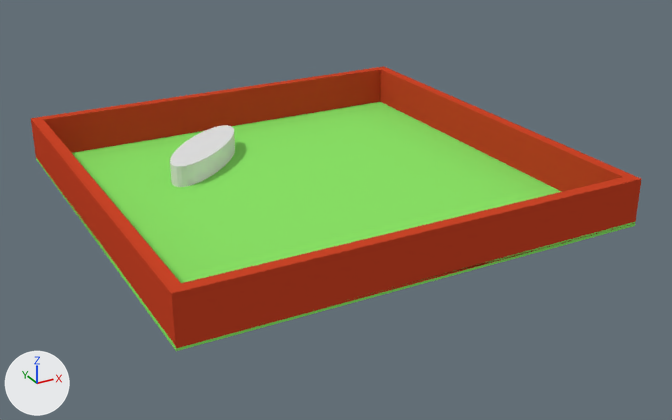
The Blender file eduMorse/games/maps/bug.blend: old version first, new version second.
Both versions are drawn from a camera (50 mm lens) standing at (-17.8, -34.9, 16.0) and looking at (0.7, -1.1, -0.8). The lights are fixed; the arrows at lower left show +X, +Y and +Z.
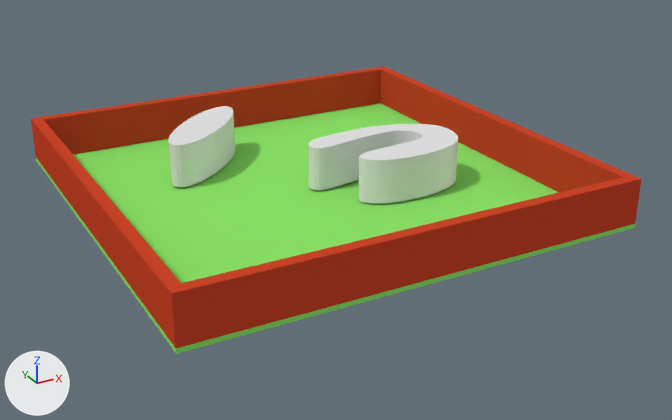
Commit message: new component in the map

Edits to the bpy script that builds the scene:
```text
Add me_mesh_002:
    me_mesh_002.from_pydata(...)  # 240 vertices, 122 faces; spans x -2.01..4.73, y -2.04..2.3, z 0.0..2.0
Change ob_cylinder:
    ob_cylinder.location: (-3.18, 4.82, 0.1) -> (-3.18, 4.82, 1.1)
Change ob_cube:
    ob_cube.location: (0.0, 0.0, 0.0) -> (0.0, 0.0, -0.1)
Add ob_beziercurve:
    ob_beziercurve = bpy.data.objects.new('BezierCurve', me_mesh_002)
    ob_beziercurve.location = (1.88, -1.54, 0.1)
```

Where the change shows, as pixel boxes [x1, y1, x2, y2] in the pictures (672 x 420 px):
'Cube', moved
    before: [36, 102, 636, 351]
    after: [36, 103, 635, 354]
'BezierCurve', added
    after: [308, 124, 458, 203]
'Cylinder', moved
    before: [170, 125, 235, 187]
    after: [168, 106, 235, 187]
